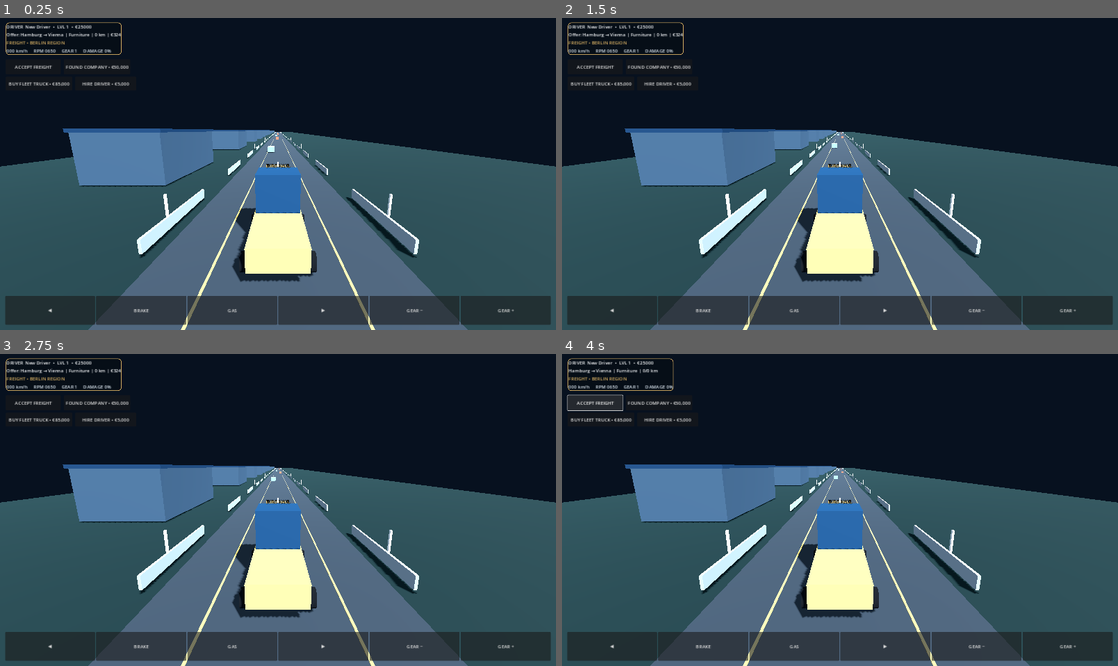
Above: before the commit, frames 1-4 (two rows, left to right).
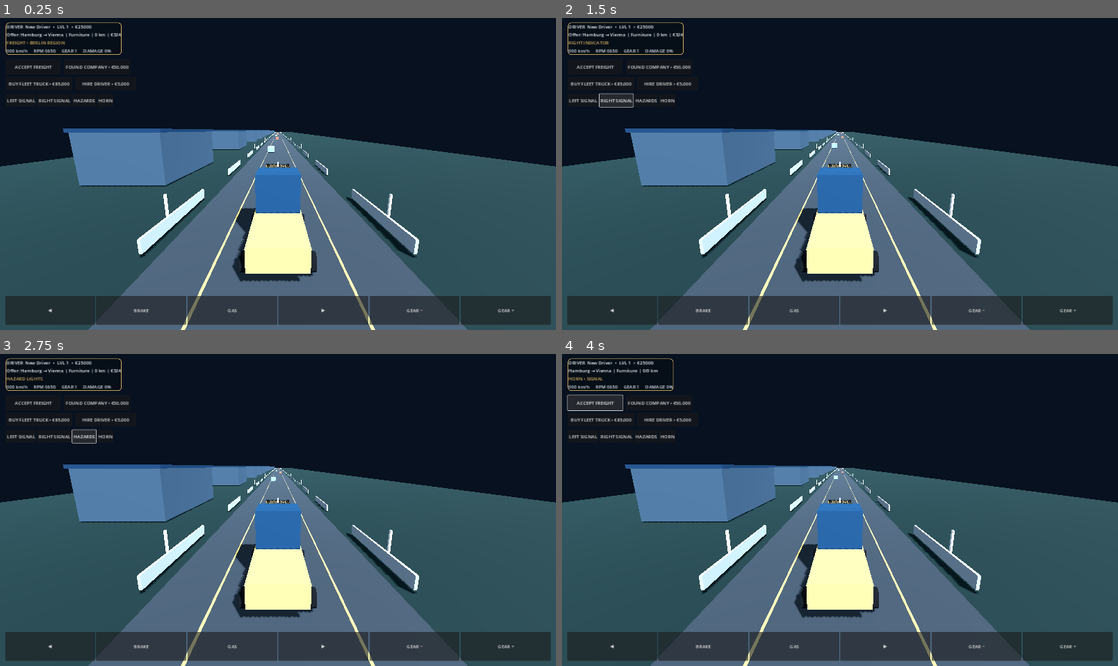
Above: after the commit, the same moments.

Repository: haseebop668-a11y/EURO-HAUL
Game: Godot game, scene res://Scenes/Main.tscn
Same seed, same stepped clock (60 frames per second), same inputs: the game is played once before the commit and once after it.
Inputs (mouse positions are in pixels of both pictures, inside the frame that each line leads up to):
- Up to frame 1 (0.25 s): no input
- Up to frame 2 (1.5 s): click (584, 99) at 0.5 s, where only the run after the commit has a clickable "LEFT SIGNAL"; click (617, 99) at 1.25 s, where only the run after the commit has a clickable "RIGHT SIGNAL"
- Up to frame 3 (2.75 s): click (83, 435) at 2 s, where only the run after the commit has a clickable "HAZARDS"
- Up to frame 4 (4 s): click (667, 435) at 2.75 s, where only the run after the commit has a clickable "HORN"; click "ACCEPT FREIGHT" at 3.5 s

The runs differ from the first frame. In frame 1, 0.2% of the frame differs, in the area x 1-21%, y 25-28%; in frame 2, 0.5%, in the area x 1-21%, y 7-29%; in frame 3, 0.4%; in frame 4, 0.3%.

Commit message:
Add mobile horn indicators and hazard controls

Diff:
--- a/Godot/Scripts/main.gd
+++ b/Godot/Scripts/main.gd
@@ -65,7 +65,12 @@
 				truck.select_reverse()
 				truck.set_clutch(0.0)
 			KEY_H:
+				truck.sound_horn()
 				status_label.text = "HORN"
+			KEY_Z:
+				truck.set_indicator(-1 if truck.indicators != -1 else 0)
+			KEY_X:
+				truck.set_indicator(1 if truck.indicators != 1 else 0)
 			KEY_ESCAPE:
 				get_tree().paused = not get_tree().paused
 
@@ -154,6 +159,8 @@
 		add_child(traffic)
 
 func _build_career() -> void:
+	truck.horn_pressed.connect(func(): status_label.text = "HORN • SIGNAL")
+	truck.indicators_changed.connect(func(value: int): status_label.text = "HAZARD LIGHTS" if value == 2 else ("LEFT INDICATOR" if value == -1 else ("RIGHT INDICATOR" if value == 1 else "SIGNALS OFF")))
 	career = EuroHaulCareer.new()
 	career.name = "CareerManager"
 	add_child(career)
@@ -205,6 +212,20 @@
 	_add_touch_button(buttons, "▶", "right")
 	_add_shift_button(buttons, "GEAR −", false)
 	_add_shift_button(buttons, "GEAR +", true)
+	var signal_row := HBoxContainer.new()
+	signal_row.position = Vector2(20, 265)
+	signal_row.custom_minimum_size = Vector2(500, 44)
+	layer.add_child(signal_row)
+	_add_signal_button(signal_row, "LEFT SIGNAL", -1)
+	_add_signal_button(signal_row, "RIGHT SIGNAL", 1)
+	var hazard := Button.new()
+	hazard.text = "HAZARDS"
+	hazard.pressed.connect(func(): truck.toggle_hazards())
+	signal_row.add_child(hazard)
+	var horn := Button.new()
+	horn.text = "HORN"
+	horn.pressed.connect(func(): truck.sound_horn())
+	signal_row.add_child(horn)
 	var accept := Button.new()
 	accept.text = "ACCEPT FREIGHT"
 	accept.position = Vector2(20, 145)
@@ -240,6 +261,12 @@
 	button.button_up.connect(func(): touch_state[key] = false)
 	parent.add_child(button)
 
+func _add_signal_button(parent: Control, caption: String, side: int) -> void:
+	var button := Button.new()
+	button.text = caption
+	button.pressed.connect(func(): truck.set_indicator(side if truck.indicators != side else 0))
+	parent.add_child(button)
+
 func _add_shift_button(parent: Control, caption: String, up: bool) -> void:
 	var button := Button.new()
 	button.text = caption
